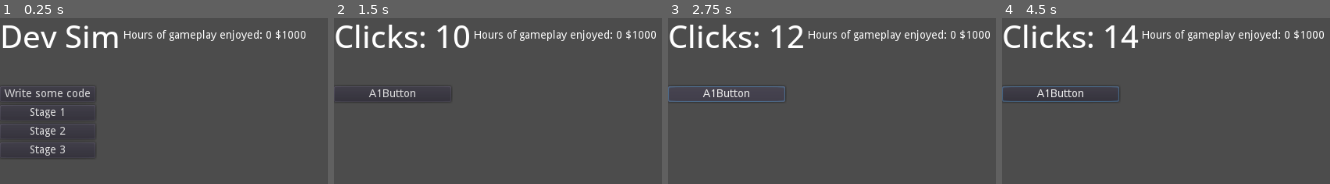
Above: before the commit, frames 1-4 (left to right).
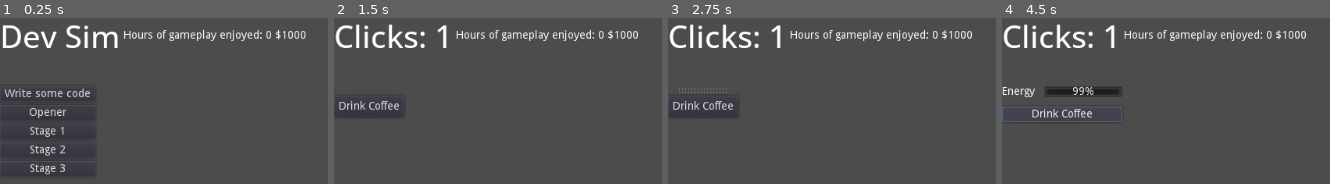
Above: after the commit, the same moments.

Repository: awlego/gmtk2023
Game: Godot game, scene res://scenes/MainScene.tscn
Two runs of this game, one before a commit and one after it. Both use one fixed random seed, a clock stepped at 60 frames per second and the inputs below.
Inputs (mouse positions are in pixels of both pictures, inside the frame that each line leads up to):
- Up to frame 1 (0.25 s): no input
- Up to frame 2 (1.5 s): click "Write some code" at 0.5 s; click (383, 112) at 1.25 s, where only the run after the commit has a clickable "Opener"
- Up to frame 3 (2.75 s): click (727, 94) at 2 s, where only the run before the commit has a clickable "A1Button"
- Up to frame 4 (4.5 s): click (1038, 105) at 2.75 s, where only the run after the commit has a clickable "Drink Coffee"; click (1061, 94) at 3.5 s, where only the run before the commit has a clickable "A1Button"; click (1061, 114) at 4.25 s, where only the run after the commit has a clickable "Drink Coffee"

The runs differ from the first frame. In frame 1, 0.8% of the frame differs, in the area x 1-28%, y 54-96%; in frame 2, 3.0%; in frame 3, 3.5%; in frame 4, 4.9%, in the area x 0-99%, y 4-63%.

Commit message:
Adding funky opening scene with coffee and energy

Diff:
--- /dev/null
+++ b/devsim/opening_scene.gd
@@ -0,0 +1,31 @@
+extends Control
+
+
+# Declare member variables here. Examples:
+# var a = 2
+# var b = "text"
+var energy_meter
+
+# Called when the node enters the scene tree for the first time.
+func _ready():
+	$VSplitContainer/HSplitContainer/ProgressBar.hide()
+	$VSplitContainer/HSplitContainer/Label.hide()
+
+
+	#$HSplitContainer/ProgressBar.value = 100
+
+
+
+# Called every frame. 'delta' is the elapsed time since the previous frame.
+#func _process(delta):
+#	pass
+
+func _on_Timer_timeout():
+	$VSplitContainer/HSplitContainer/ProgressBar.value -= 1
+
+
+func _on_Drink_Coffee_pressed():
+	$VSplitContainer/HSplitContainer/ProgressBar.value = 100
+	$VSplitContainer/HSplitContainer/ProgressBar.show()
+	$VSplitContainer/HSplitContainer/Label.show()
+	$Timer.start()
--- /dev/null
+++ b/devsim/opening_scene.tscn
@@ -0,0 +1,39 @@
+[gd_scene load_steps=2 format=2]
+
+[ext_resource path="res://opening_scene.gd" type="Script" id=1]
+
+[node name="opening_scene" type="Control"]
+anchor_right = 1.0
+anchor_bottom = 1.0
+script = ExtResource( 1 )
+
+[node name="VSplitContainer" type="VSplitContainer" parent="."]
+margin_right = 40.0
+margin_bottom = 40.0
+
+[node name="HSplitContainer" type="HSplitContainer" parent="VSplitContainer"]
+margin_right = 154.0
+margin_bottom = 14.0
+
+[node name="Label" type="Label" parent="VSplitContainer/HSplitContainer"]
+margin_right = 42.0
+margin_bottom = 14.0
+text = "Energy"
+
+[node name="ProgressBar" type="ProgressBar" parent="VSplitContainer/HSplitContainer"]
+margin_left = 54.0
+margin_right = 154.0
+margin_bottom = 14.0
+rect_min_size = Vector2( 100, 14 )
+
+[node name="Drink_Coffee" type="Button" parent="VSplitContainer"]
+margin_top = 26.0
+margin_right = 154.0
+margin_bottom = 46.0
+text = "Drink Coffee"
+
+[node name="Timer" type="Timer" parent="."]
+wait_time = 0.1
+
+[connection signal="pressed" from="VSplitContainer/Drink_Coffee" to="." method="_on_Drink_Coffee_pressed"]
+[connection signal="timeout" from="Timer" to="." method="_on_Timer_timeout"]
--- a/devsim/scenes/MainScene.gd
+++ b/devsim/scenes/MainScene.gd
@@ -4,6 +4,8 @@
 var stage0
 var stage3_preload = preload("res://scenes/evil_corp/evil_corp.tscn")
 var stage3 = stage3_preload.instance()
+var stage_opener_preload = preload("res://opening_scene.tscn")
+var stage_opener = stage_opener_preload.instance()
 
 # Declare member variables here.
 var clicks = 0
@@ -52,6 +54,7 @@
 func setup_warp():
 	get_node("v0/Stage0/WarpS1").connect("pressed", self, "warpS1")
 	get_node("v0/Stage0/WarpS3").connect("pressed", self, "warpS3")
+	get_node("v0/Stage0/WarpOpener").connect("pressed", self, "warpOpener")
 
 func set_stage(stage):
 	var v0 = get_node("v0")
@@ -71,6 +74,8 @@
 	update_title()
 	set_stage(stage3)
 
+func warpOpener():
+	set_stage(stage_opener)
 
 
 # Called every frame. 'delta' is the elapsed time since the previous frame.
--- a/devsim/scenes/MainScene.tscn
+++ b/devsim/scenes/MainScene.tscn
@@ -52,20 +52,26 @@
 size_flags_vertical = 0
 text = "Write some code"
 
-[node name="WarpS1" type="Button" parent="v0/Stage0"]
+[node name="WarpOpener" type="Button" parent="v0/Stage0"]
 margin_top = 24.0
 margin_right = 122.0
 margin_bottom = 44.0
+text = "Opener"
+
+[node name="WarpS1" type="Button" parent="v0/Stage0"]
+margin_top = 48.0
+margin_right = 122.0
+margin_bottom = 68.0
 text = "Stage 1"
 
 [node name="WarpS2" type="Button" parent="v0/Stage0"]
-margin_top = 48.0
+margin_top = 72.0
 margin_right = 122.0
-margin_bottom = 68.0
+margin_bottom = 92.0
 text = "Stage 2"
 
 [node name="WarpS3" type="Button" parent="v0/Stage0"]
-margin_top = 72.0
+margin_top = 96.0
 margin_right = 122.0
-margin_bottom = 92.0
+margin_bottom = 116.0
 text = "Stage 3"
